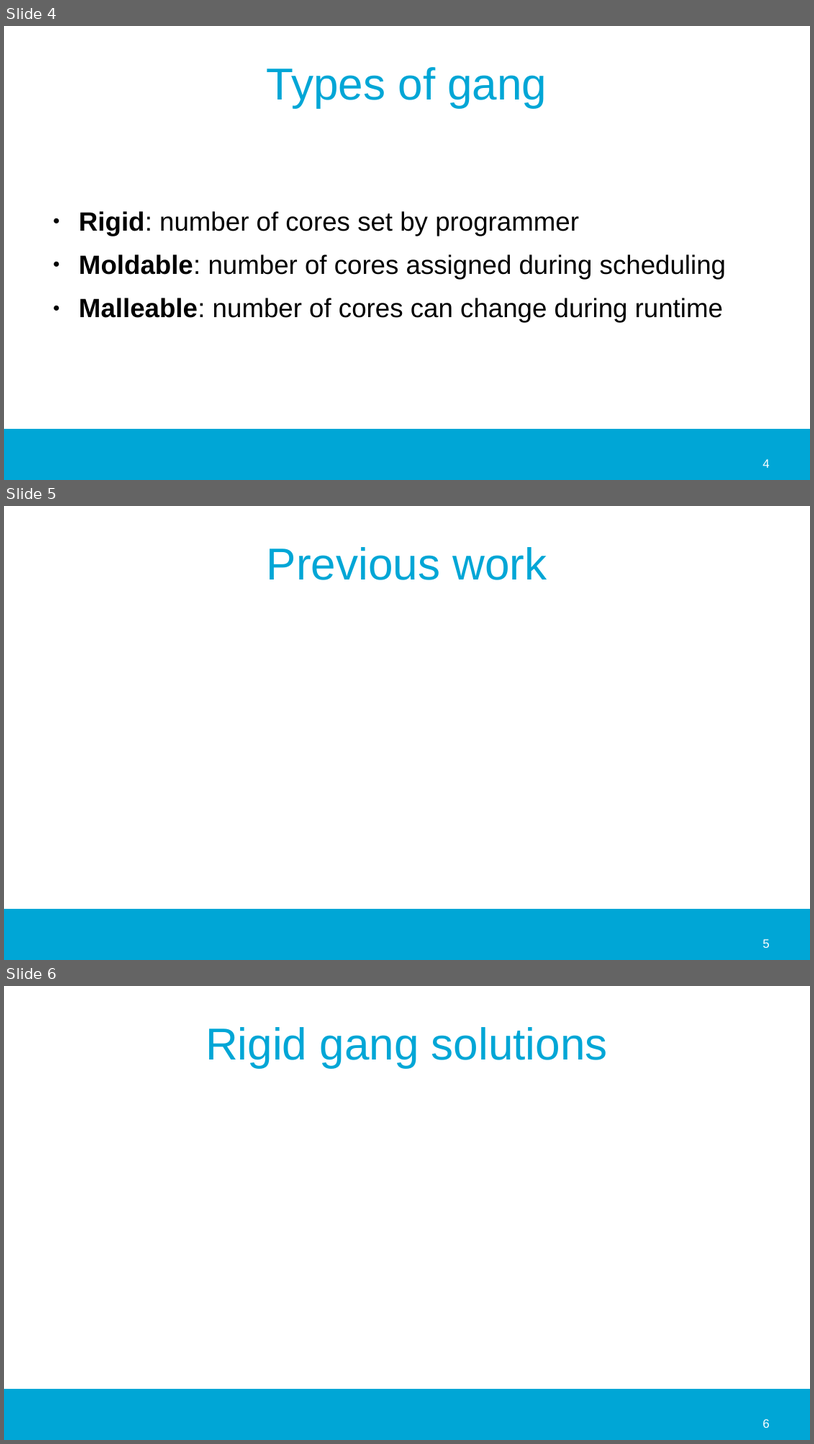
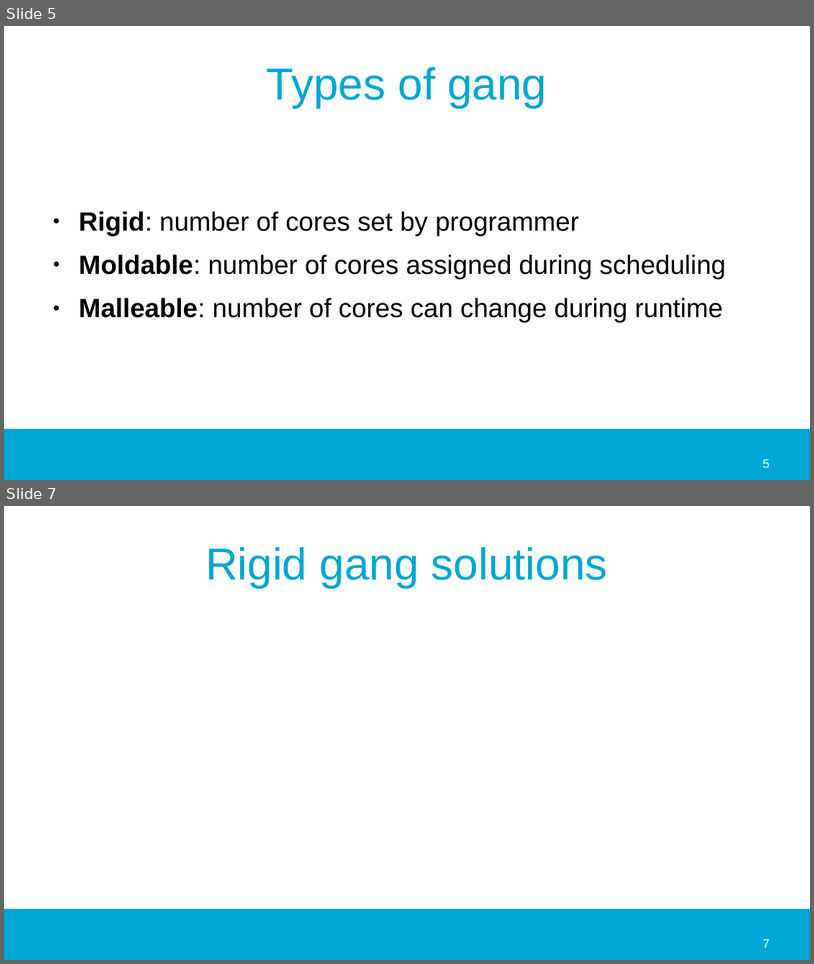
Before and after one commit to jmigual/APATeoria, a slide deck: Notes/TFM_presentations/2020_02_24/2020_02_24.odp. Shown one above the other, each under a label of ours: slides 4, 5 and 6 before the commit, slides 5 and 7 after it; the slides between them are not shown. The pictures are 814x1444 and 814x964 pixels, drawn with LibreOffice and Linux fonts; fonts in the diff are those of the drawing; background and template pictures are left out. Boxes give left, top, right and bottom in pixels: in the first picture for what was removed or moved away, otherwise in the second. Text is boxed around its words. In the diff, an @@ line names an element or a change of style, - is before the commit and + after.

```diff
--- a/Notes/TFM_presentations/2020_02_24/2020_02_24.odp
+++ b/Notes/TFM_presentations/2020_02_24/2020_02_24.odp
@@ slide 5 removed at (4, 506, 810, 960), background #FFFFFF; not listed: 1 template element that a slide beside it also shows @@
@@ title removed at (267, 547, 547, 580) @@
-Previous work
@@ page number removed at (763, 939, 769, 947) @@
-5
@@ what was slide 4 is now slide 5 @@
@@ page number at (763, 459, 769, 467): text changed @@
-4
+5
@@ what was slide 6 is now slide 7 @@
@@ page number at (763, 939, 769, 947): text changed @@
-6
+7
```
Also in this commit, not shown: 1 slide changed, 2 slides added, 8 other files.
